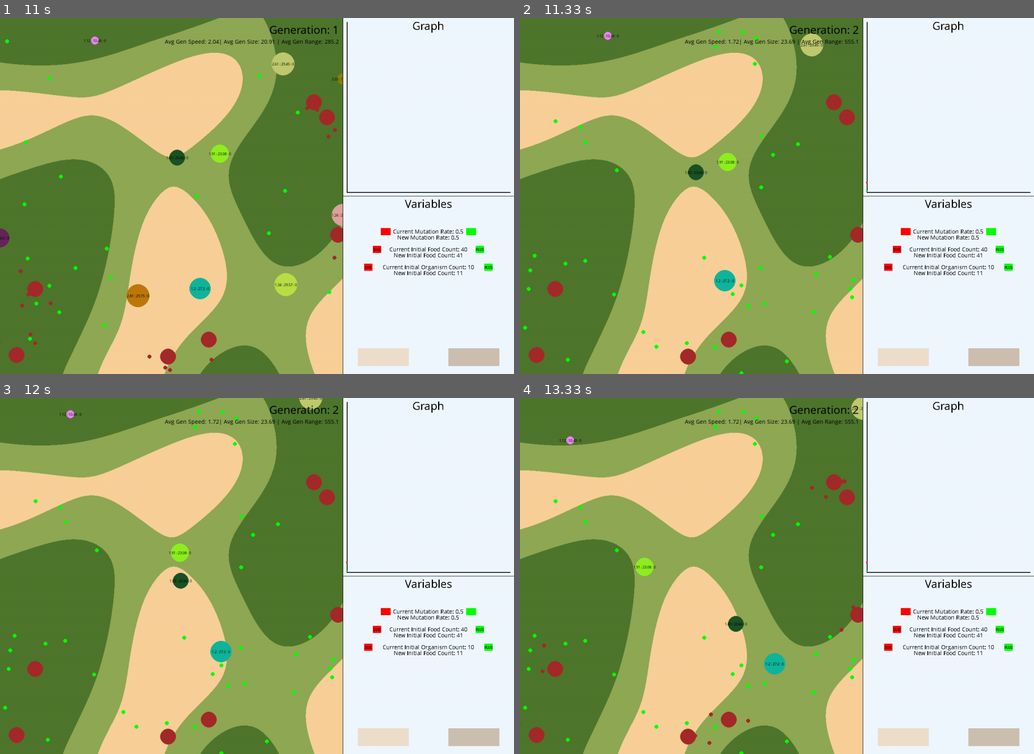
Above: before the commit, frames 1-4 (two rows, left to right).
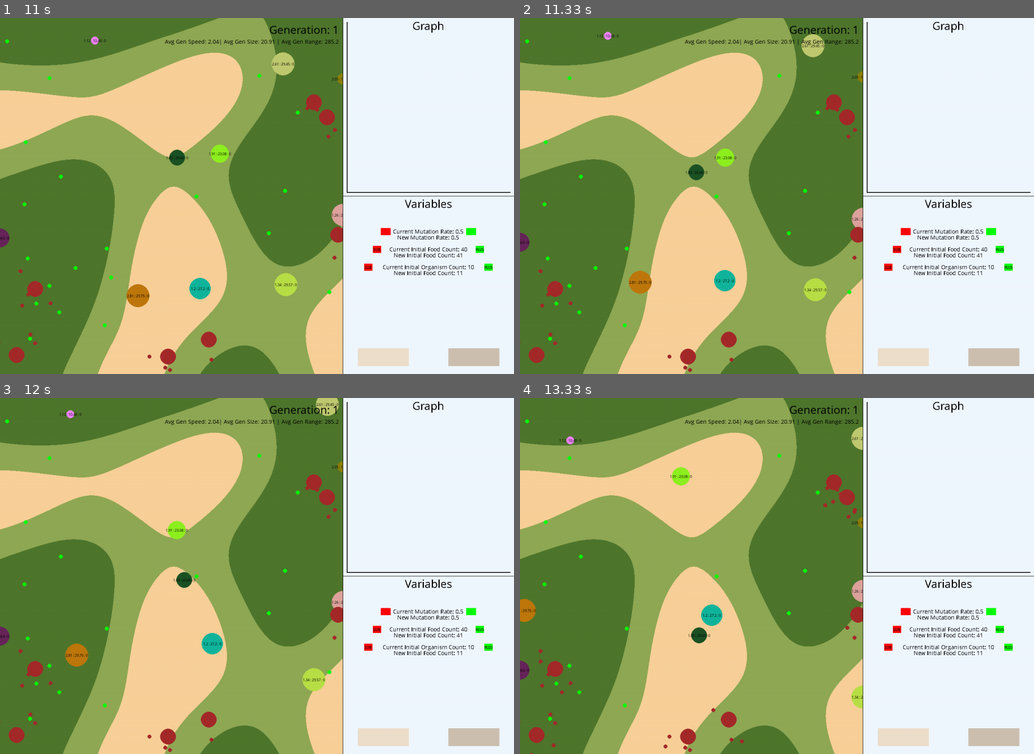
Above: after the commit, the same moments.

Repository: neil-phan/evolve
Game: pygame game, started from src/graphics.py
The game is run twice, just before and just after one commit, with the same random seed, the same clock (stepped at 60 frames per second) and the same inputs.
Inputs (mouse positions are in pixels of both pictures, inside the frame that each line leads up to):
- Up to frame 1 (11 s): click "PLUS" at 0.38 s; click "SUB" at 0.72 s; click (380, 356) at 1.05 s; click "PLUS" at 1.95 s; click "PLUS" at 2.28 s
- Up to frame 2 (11.33 s): no input
- Up to frame 3 (12 s): no input
- Up to frame 4 (13.33 s): no input

Frame 1 is identical in both runs. In frame 2, 1.5% of the frame differs, in the area x 0-68%, y 2-100%; in frame 3, 2.2%; in frame 4, 2.4%, in the area x 0-68%, y 0-100%.

Commit message:
generation timer changed to 20 seconds -- flexible

Diff:
--- a/src/graphics.py
+++ b/src/graphics.py
@@ -54,7 +54,7 @@
 INITIAL_PRED_COUNT = 0
 INITIAL_FOOD_COUNT = 40
 INITIAL_TREE_COUNT = 7
-GEN_TIMER = 15
+GEN_TIMER = 20
 
 # Organism variables
 O_FITNESS_COST = 0
@@ -261,7 +261,7 @@
 def generate_simulation(org_count, new_mutation_rate, food_count):
     orgs = make_organisms(org_count, new_mutation_rate)
     foods = make_foods(food_count)
-    counter = 10
+    counter = GEN_TIMER
     generation_num = 1
     paused = False
     graph.speed_vals, graph.size_vals = [], []
@@ -296,7 +296,7 @@
     initial_org_count = INITIAL_ORGANISM_COUNT
     new_initial_org_count = initial_org_count
 
-    counter = 15
+    counter = GEN_TIMER
     pygame.time.set_timer(pygame.USEREVENT, 1000)
     orgs = make_organisms(INITIAL_ORGANISM_COUNT, mutation_rate)
     preds = make_predators(INITIAL_PRED_COUNT)
@@ -384,7 +384,7 @@
                     np.append(DATA, (speed, size, rng))
                     generation_done(orgs, speed, size)
                     foods = make_foods(food_count)
-                    counter = 15
+                    counter = GEN_TIMER
 
         if len(foods) == 0 and org_num > 0:
             generation_num+=1
@@ -392,7 +392,7 @@
             np.append(DATA, (speed, size, rng))
             generation_done(orgs, speed, size)
             foods = make_foods(food_count)
-            counter = 15
+            counter = GEN_TIMER
 
         # Display all objects on screen
         draw(orgs, preds, foods, trees, generation_num, "landscape.png")
